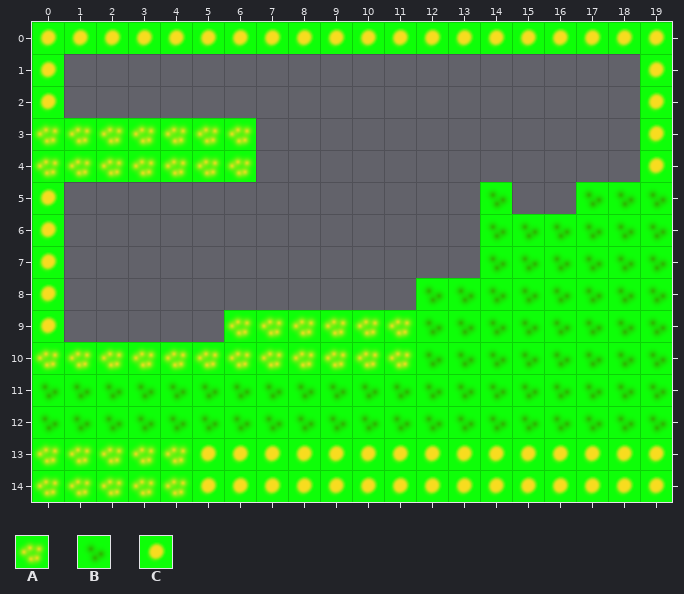
An edit to a level. Tiled map, maps/level.tmx. That is the earlier state.
Cells are 32x32 px. Shown: x 0..19, y 0..14.
Key: from "grass": A 0, B 1, C 2.
_ is an empty cell.
Layer "ground" before, first column x 0:
 0 CCCCCCCCCCCCCCCCCCCC
 1 C__________________C
 2 C__________________C
 3 AAAAAAA____________C
 4 AAAAAAA____________C
 5 C_____________B__BBB
 6 C_____________BBBBBB
 7 C_____________BBBBBB
 8 C___________BBBBBBBB
 9 C_____AAAAAABBBBBBBB
10 AAAAAAAAAAAABBBBBBBB
11 BBBBBBBBBBBBBBBBBBBB
12 BBBBBBBBBBBBBBBBBBBB
13 AAAAACCCCCCCCCCCCCCC
14 AAAAACCCCCCCCCCCCCCC
Once edited:
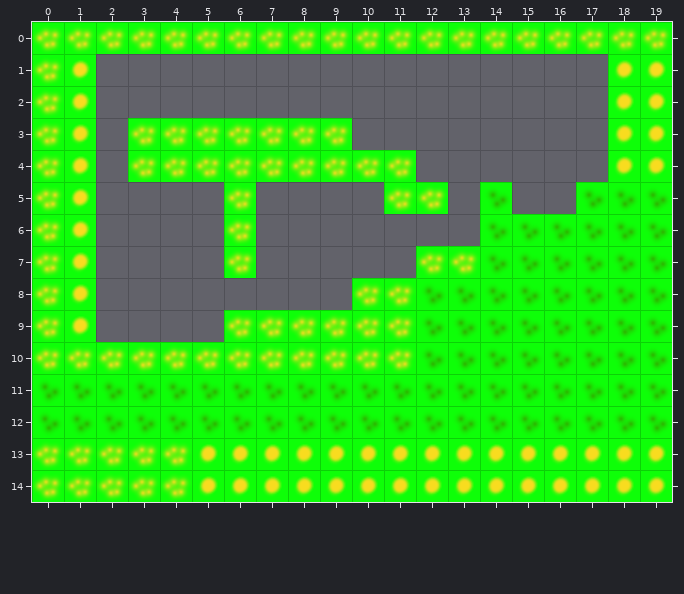
What changed:
Changed rows in their new state; . is an unchanged cell.
Layer "ground":
first column x 0:
 0 AAAAAAAAAAAAAAAAAAAA
 1 AC................C.
 2 AC................C.
 3 .C_....AAA........C.
 4 .C_....AAAAA......C.
 5 AC....A....AA.......
 6 AC....A.............
 7 AC....A.....AA......
 8 AC........AA........
 9 AC..................
Where, in picture pixels (left, top, right, bottom), the same in both pictures:
changed: (32, 26, 671, 342)
